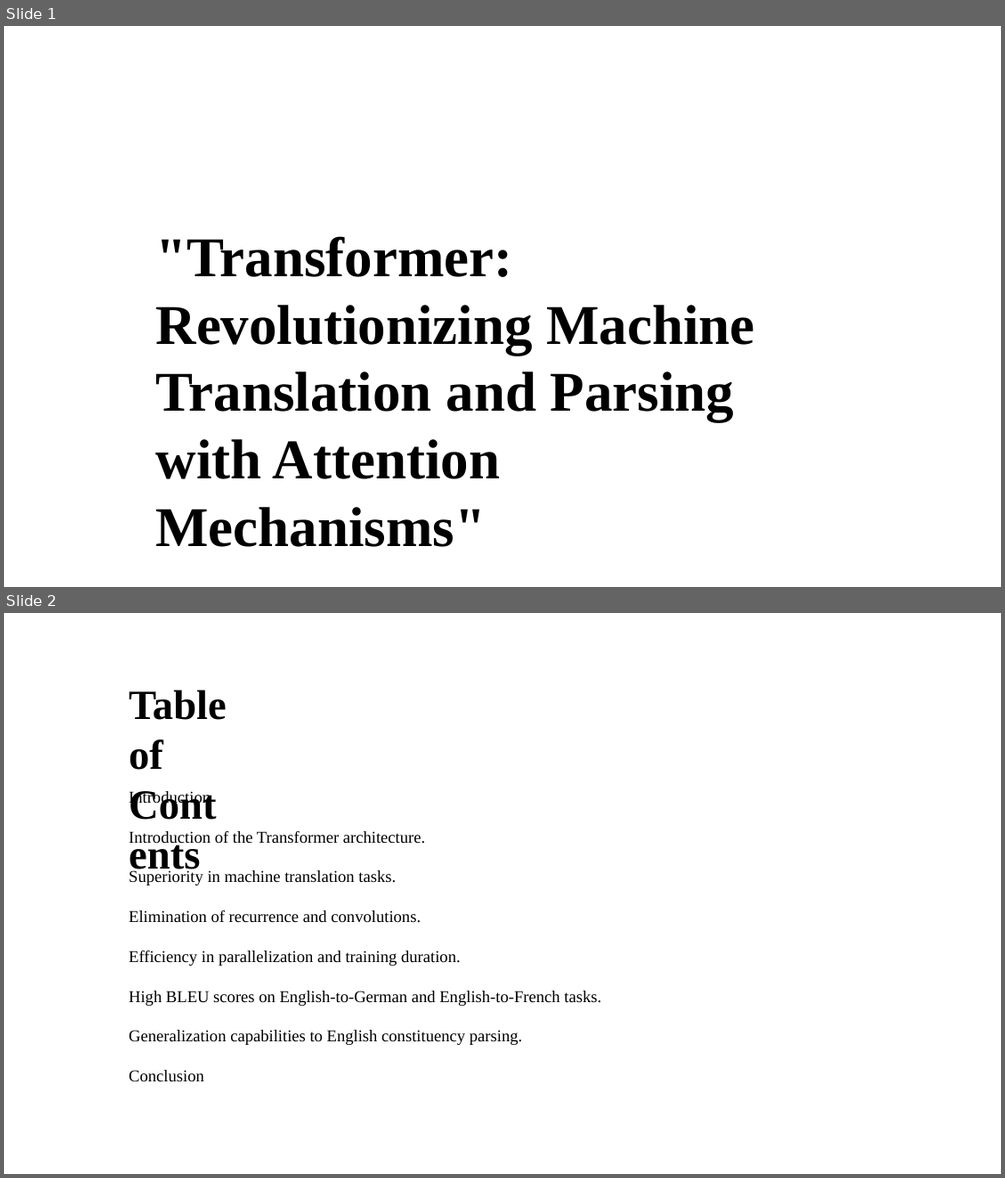
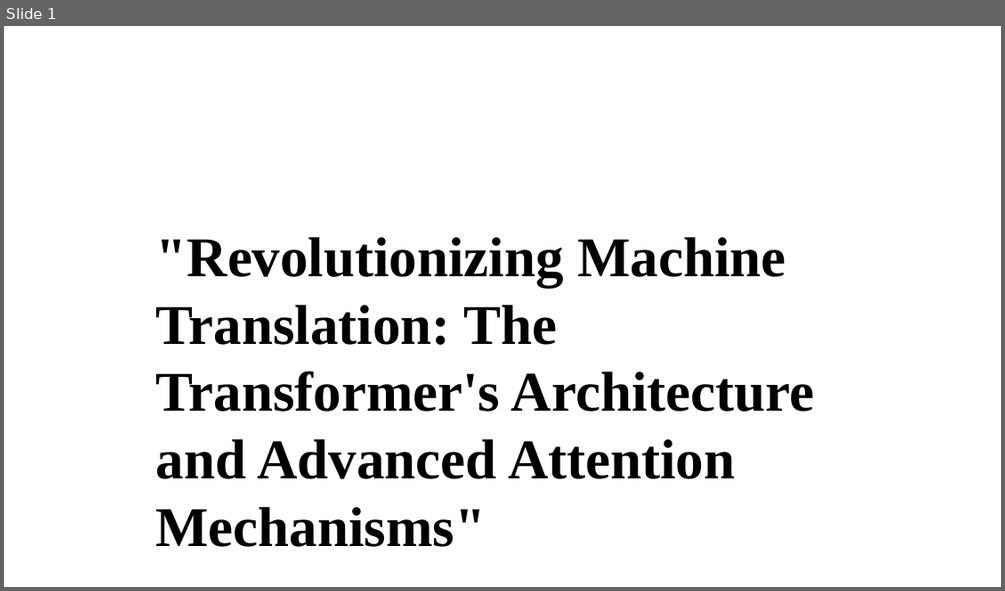
Before and after one commit to Jessie-ZhaoXi/dsa4213-ppt-generator, a slide deck: ppt_generator/my_ppts/attention_mode2.pptx. Shown one above the other, each under a label of ours: slides 1 and 2 before the commit, slide 1 after it. The pictures are 1005x1178 and 1005x591 pixels, drawn with LibreOffice and Linux fonts; fonts in the diff are those of the drawing; background and template pictures are left out. Boxes give left, top, right and bottom in pixels: in the first picture for what was removed or moved away, otherwise in the second. Text is boxed around its words. In the diff, an @@ line names an element or a change of style, - is before the commit and + after.

```diff
--- a/ppt_generator/my_ppts/attention_mode2.pptx
+++ b/ppt_generator/my_ppts/attention_mode2.pptx
@@ slide 2 removed at [4,613,1001,1174], background picture (left out) @@
@@ text removed at [129,690,226,770] @@
-Table of Contents
@@ text removed at [129,790,601,1082] @@
-Introduction
-Introduction of the Transformer architecture.
-Superiority in machine translation tasks.
-Elimination of recurrence and convolutions.
-Efficiency in parallelization and training duration.
-High BLEU scores on English-to-German and English-to-French tasks.
-Generalization capabilities to English constituency parsing.
-Conclusion
@@ slide 1 changed as well @@
@@ text at [156,237,814,547]: text changed @@
-"Transformer: Revolutionizing Machine Translation and Parsing with Attention Mechanisms"
+"Revolutionizing Machine Translation: The Transformer's Architecture and Advanced Attention Mechanisms"
```
Also in this commit, not shown: 1 other slide changed, 6 slides added, 7 other slides removed, 4 other files.
